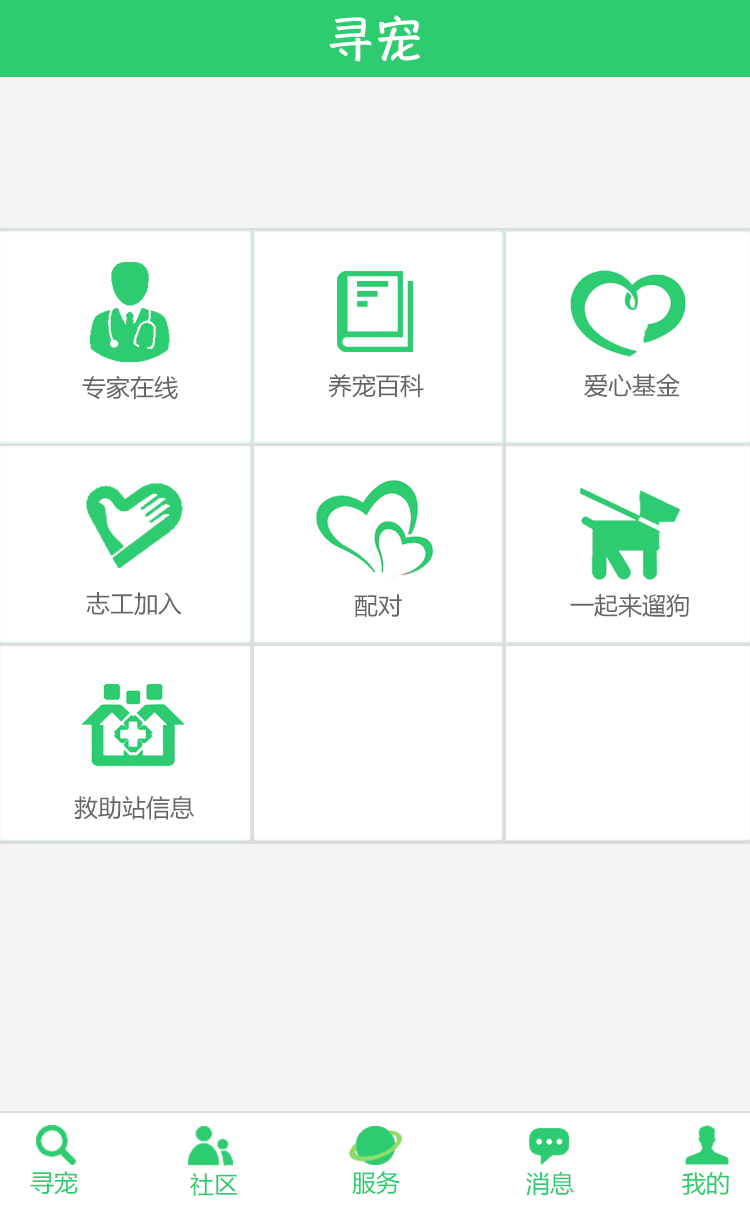
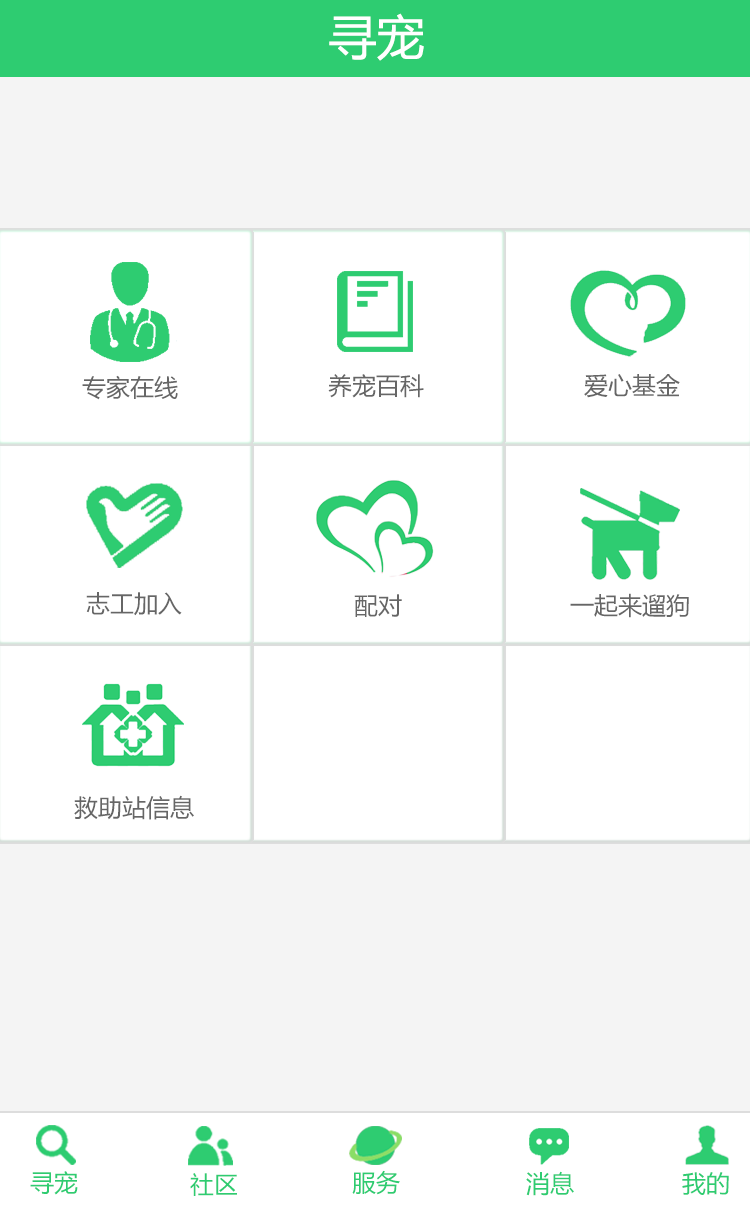
Two versions of the same layered image (w=750, h=1206). Layer-by-layer changes:
painted on "寻宠" (2nd of 2, in "头部") over [329, 13, 424, 62]
